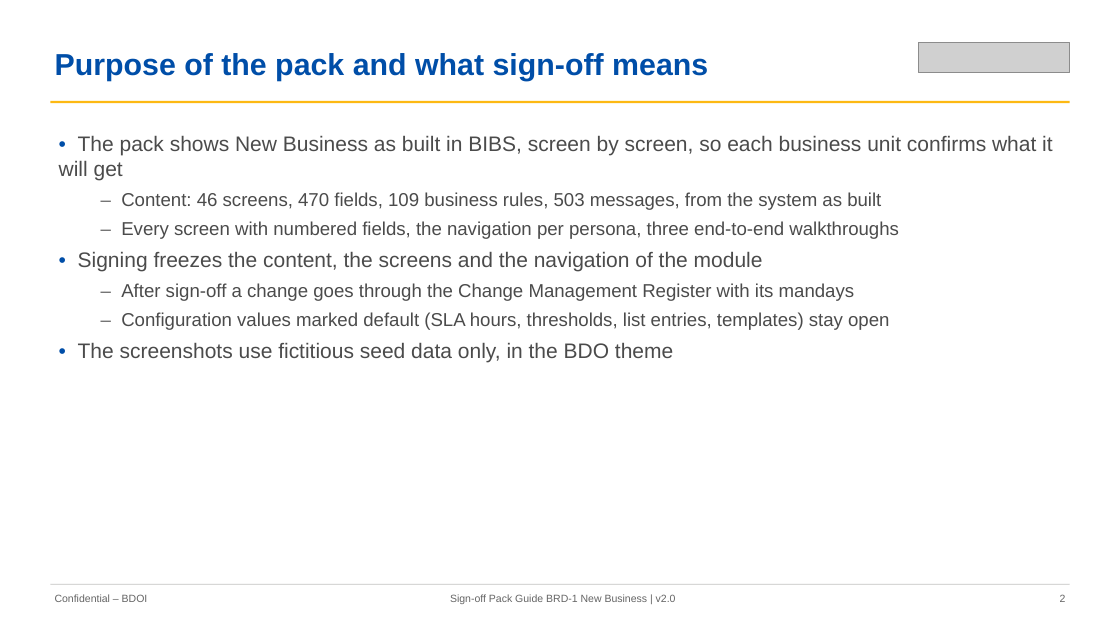
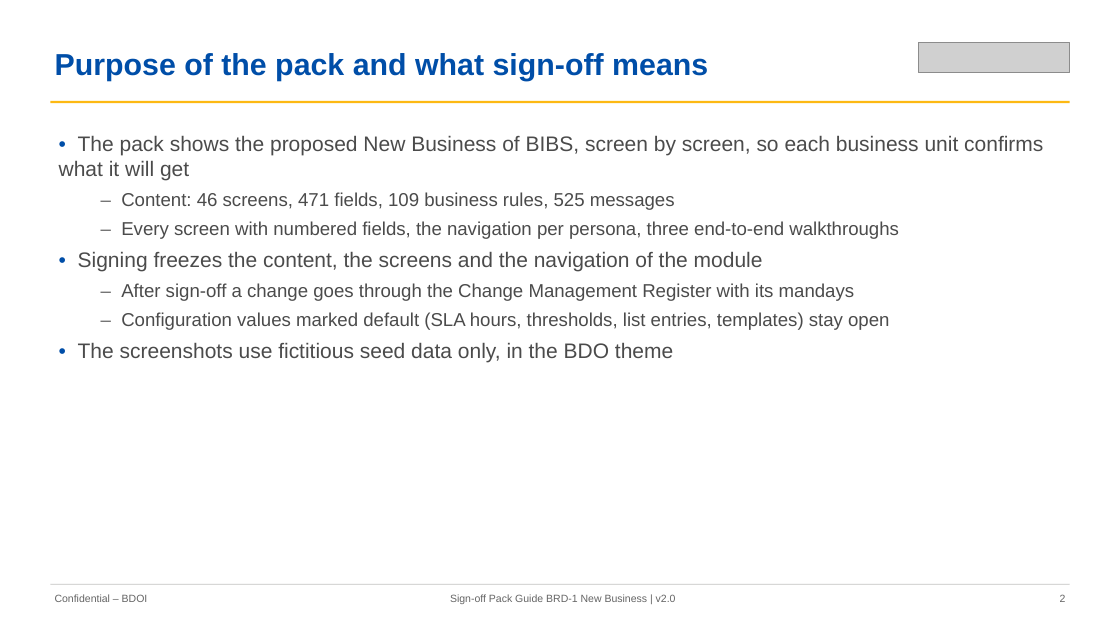
Before and after one commit to IortaTexhNXT-DEV/FinVerse, a slide deck: slide 2 of docs/deliverables/out/Drop-1_Transactional/BRD-01_New_Business/01_BIBS_GuideDeck_BRD-01_New_Business_v2.0.pptx. Drawn at 1120x630 pixels with LibreOffice and Linux fonts; fonts in the diff are those of the drawing; grey boxes stand for pictures. Boxes give left, top, right and bottom in pixels: in the first picture for what was removed or moved away, otherwise in the second. Text is boxed around its words. In the diff, an @@ line names an element or a change of style, - is before the commit and + after.

Commit message:
Rebuild the BRD-01, BRD-03 and BRD-11 sign-off sets v2.0 (00-06) with the retaken screenshots; record names in words in the not found messages read from the code; BRD-12 personas in the BRD-11 role matrix

```diff
--- a/docs/deliverables/out/Drop-1_Transactional/BRD-01_New_Business/01_BIBS_GuideDeck_BRD-01_New_Business_v2.0.pptx
+++ b/docs/deliverables/out/Drop-1_Transactional/BRD-01_New_Business/01_BIBS_GuideDeck_BRD-01_New_Business_v2.0.pptx
@@ text at <box>59,136,1043,210</box>: text changed @@
-• The pack shows New Business as built in BIBS, screen by screen, so each business unit confirms what it will get
-  – Content: 46 screens, 470 fields, 109 business rules, 503 messages, from the system as built
+• The pack shows the proposed New Business of BIBS, screen by screen, so each business unit confirms what it will get
+  – Content: 46 screens, 471 fields, 109 business rules, 525 messages
```
Also in this commit, not shown: 11 other slides changed, 30 other files.
